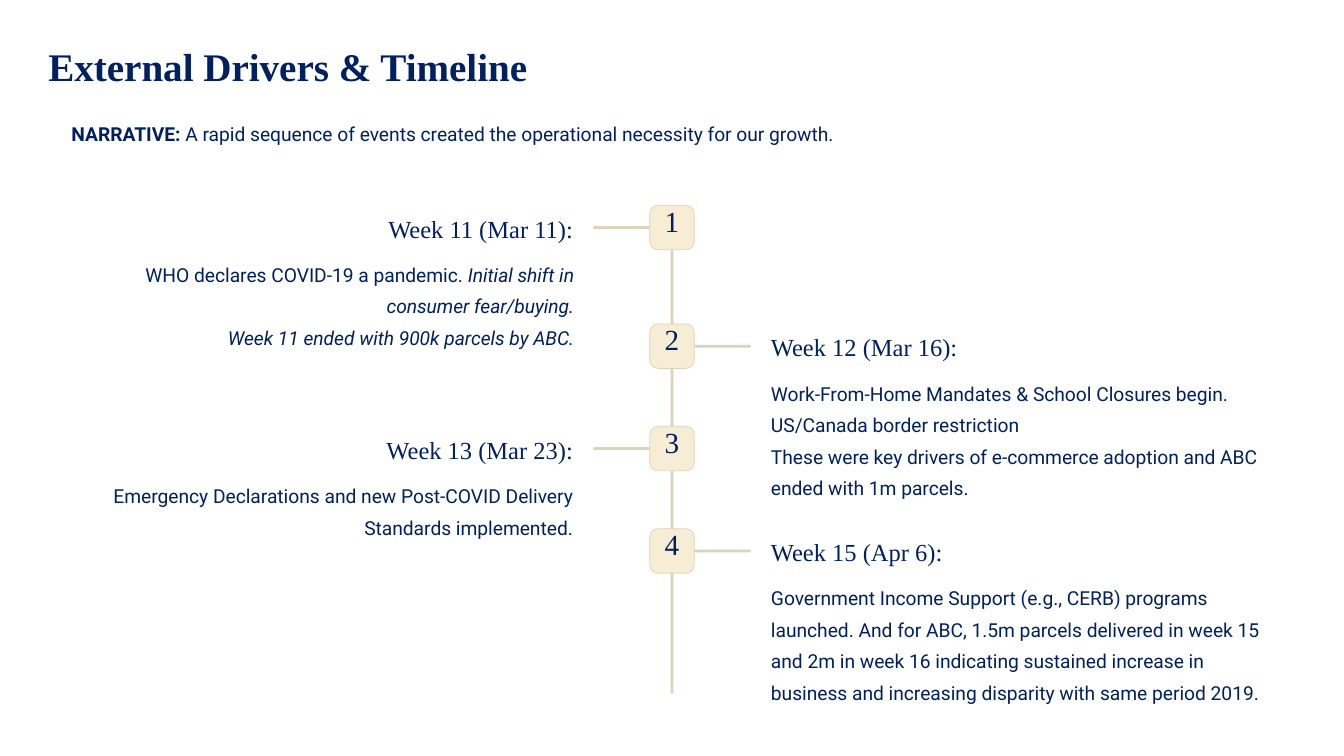
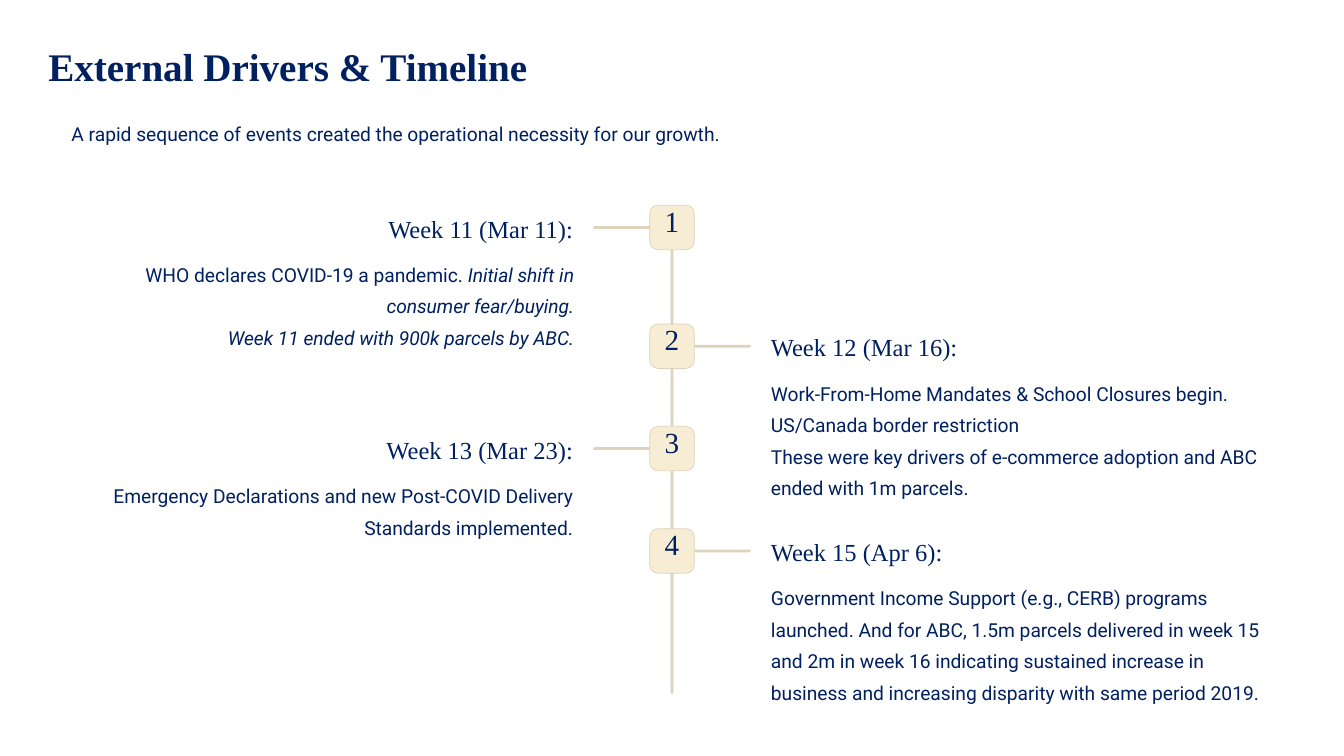
Before and after one commit to Nyleve-George/Covid_Parcel_Business_Project, a slide deck: slide 7 of PresentationE/The-COVID-19-Impact-on-ABC's-Business.pptx. Drawn at 1344x756 pixels with LibreOffice and Linux fonts; fonts in the diff are those of the drawing. Boxes give left, top, right and bottom in pixels: in the first picture for what was removed or moved away, otherwise in the second. Text is boxed around its words. In the diff, an @@ line names an element or a change of style, - is before the commit and + after.

```diff
--- a/PresentationE/The-COVID-19-Impact-on-ABC's-Business.pptx
+++ b/PresentationE/The-COVID-19-Impact-on-ABC's-Business.pptx
@@ text at box(71, 126, 719, 145): text changed @@
-NARRATIVE: A rapid sequence of events created the operational necessity for our growth.
+A rapid sequence of events created the operational necessity for our growth.
```
Also in this commit, not shown: 7 other slides changed, 6 slides added, 2 slides removed, 2 other files.
